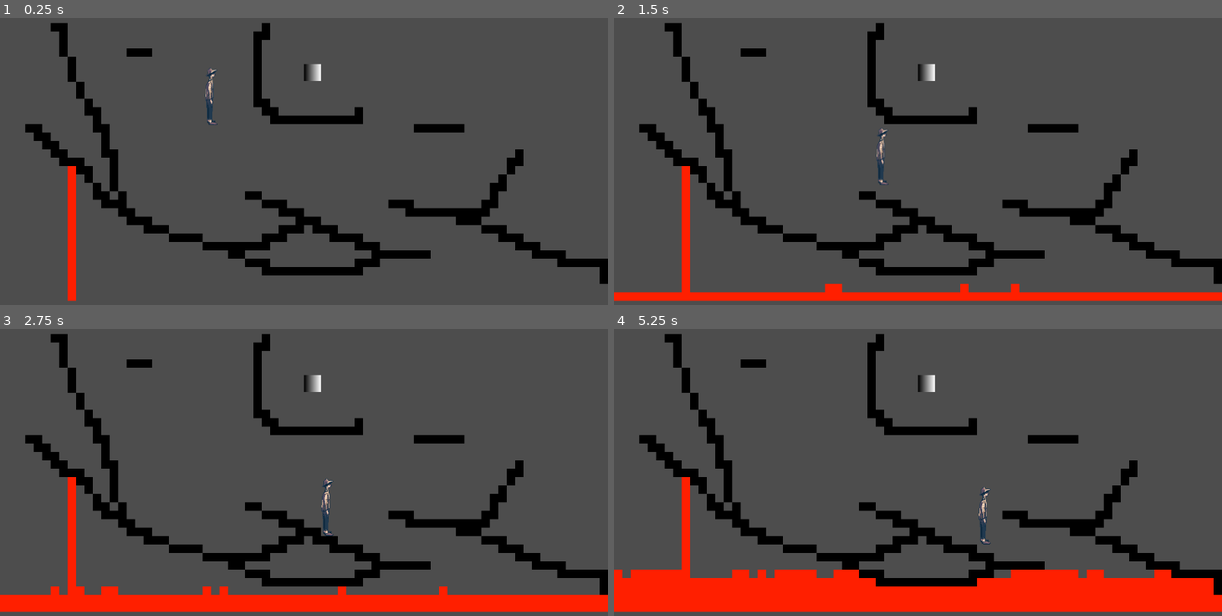
Above: before the commit, frames 1-4 (two rows, left to right).
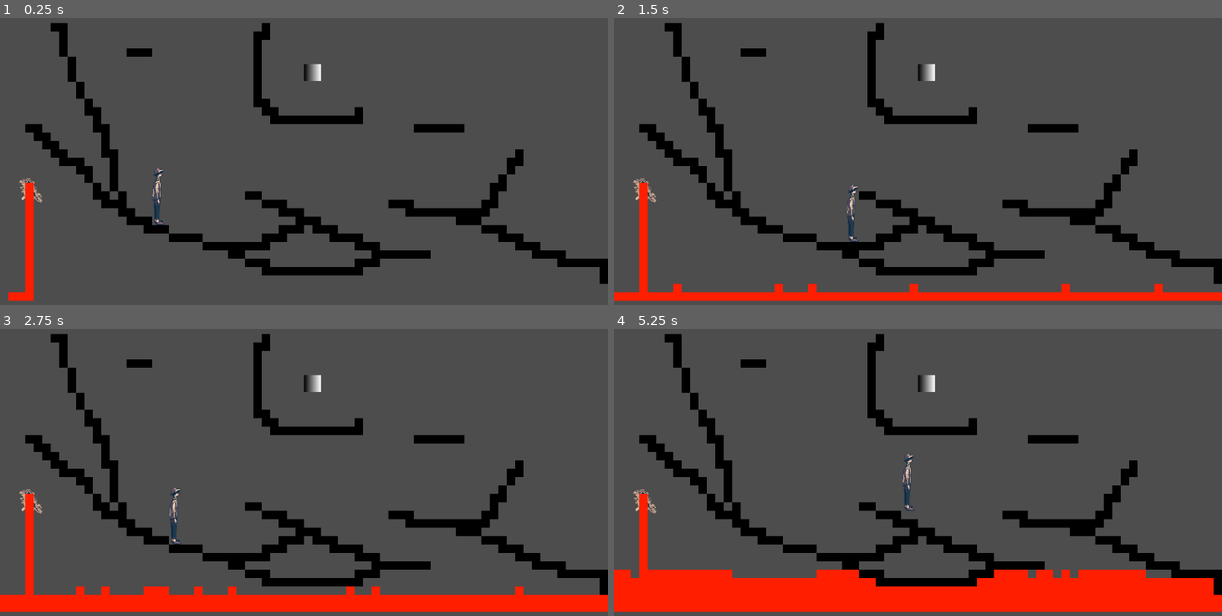
Above: after the commit, the same moments.

Repository: hellomynameisren/ludumdare
Game: Godot game, scene res://liquid/test_level.tscn
Two runs of this game, one before a commit and one after it. Both use one fixed random seed, a clock stepped at 60 frames per second and the inputs below. The project has no main scene, so this scene is started directly.
Inputs:
- Up to frame 1 (0.25 s): no input
- Up to frame 2 (1.5 s): hold Right (ui_right) from 0.53 s (still down); tap Up (ui_up) at 0.77 s
- Up to frame 3 (2.75 s): tap Up (ui_up) at 1.52 s; release Right (ui_right) at 2.03 s; hold Left (ui_left) from 2.03 s (still down)
- Up to frame 4 (5.25 s): release Left (ui_left) at 2.78 s; hold Right (ui_right) 2.78-4.28 s; tap Up (ui_up) at 3.02, 3.77, 4.52 s; hold Left (ui_left) 4.28-5.03 s; hold Right (ui_right) from 5.03 s (still down)

The runs differ from the first frame. In frame 1, 1.8% of the frame differs, in the area x 1-36%, y 17-99%; in frame 2, 2.1%; in frame 3, 2.2%; in frame 4, 2.5%, in the area x 1-92%, y 43-87%.

Commit message:
lava hole

Diff:
--- /dev/null
+++ b/liquid/lava_hole.tscn
@@ -0,0 +1,9 @@
+[gd_scene load_steps=2 format=3 uid="uid://baep8bkn4mli2"]
+
+[ext_resource type="Texture2D" uid="uid://dlhfci7qcavqh" path="res://assets/lavahole.png" id="1_dhy5v"]
+
+[node name="LavaHole" type="Node2D"]
+
+[node name="Sprite2D" type="Sprite2D" parent="."]
+z_index = -10
+texture = ExtResource("1_dhy5v")
--- a/liquid/test_level.tscn
+++ b/liquid/test_level.tscn
@@ -1,9 +1,10 @@
-[gd_scene load_steps=8 format=3 uid="uid://d2d8akbfs1y3e"]
+[gd_scene load_steps=9 format=3 uid="uid://d2d8akbfs1y3e"]
 
 [ext_resource type="PackedScene" uid="uid://wrwp604x2ow3" path="res://liquid/level.tscn" id="1_yxwh2"]
 [ext_resource type="PackedScene" uid="uid://bgyexa7lvrxca" path="res://liquid/player.tscn" id="2_w7ouu"]
 [ext_resource type="PackedScene" uid="uid://bokkqyrjki4o" path="res://liquid/goal.tscn" id="4_7m57f"]
 [ext_resource type="PackedScene" uid="uid://dsnju0gh5v4m2" path="res://liquid/lava_block.tscn" id="4_tn2ys"]
+[ext_resource type="PackedScene" uid="uid://baep8bkn4mli2" path="res://liquid/lava_hole.tscn" id="6_7w2jk"]
 [ext_resource type="Texture2D" uid="uid://6pybjbei8h16" path="res://assets/black_16_16.png" id="6_picq3"]
 
 [sub_resource type="TileSetAtlasSource" id="TileSetAtlasSource_ompcd"]
@@ -20,15 +21,18 @@
 [node name="Level" instance=ExtResource("1_yxwh2")]
 
 [node name="Player" parent="." index="0" instance=ExtResource("2_w7ouu")]
-position = Vector2(400, 218)
+position = Vector2(299, 440)
 
 [node name="LavaBlock" parent="." index="3" instance=ExtResource("4_tn2ys")]
-position = Vector2(136, 392)
+position = Vector2(56, 424)
 
 [node name="Goal" parent="." index="4" instance=ExtResource("4_7m57f")]
 position = Vector2(592, 206)
 
-[node name="TileMap" type="TileMap" parent="." index="5"]
+[node name="LavaHole" parent="." index="5" instance=ExtResource("6_7w2jk")]
+position = Vector2(58, 432)
+
+[node name="TileMap" type="TileMap" parent="." index="6"]
 tile_set = SubResource("TileSet_hgwpv")
 format = 2
 layer_0/tile_data = PackedInt32Array(1245187, 0, 0, 1245188, 0, 0, 1310724, 0, 0, 1310725, 0, 0, 1376261, 0, 0, 1376262 …(3179 unchanged characters)…
Binary file added: assets/lavahole.png
Not shown, added: assets/lavahole.png.import
